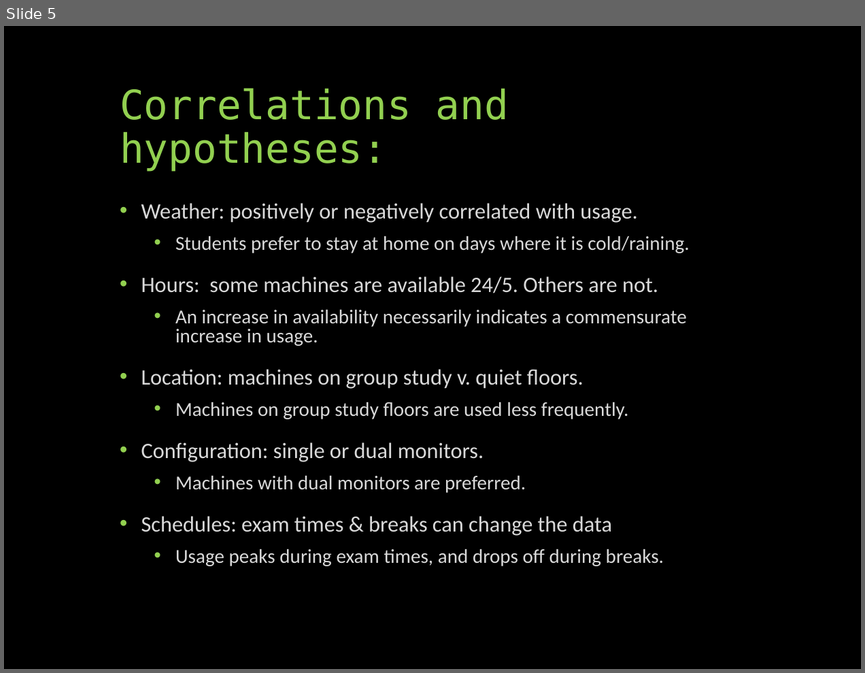
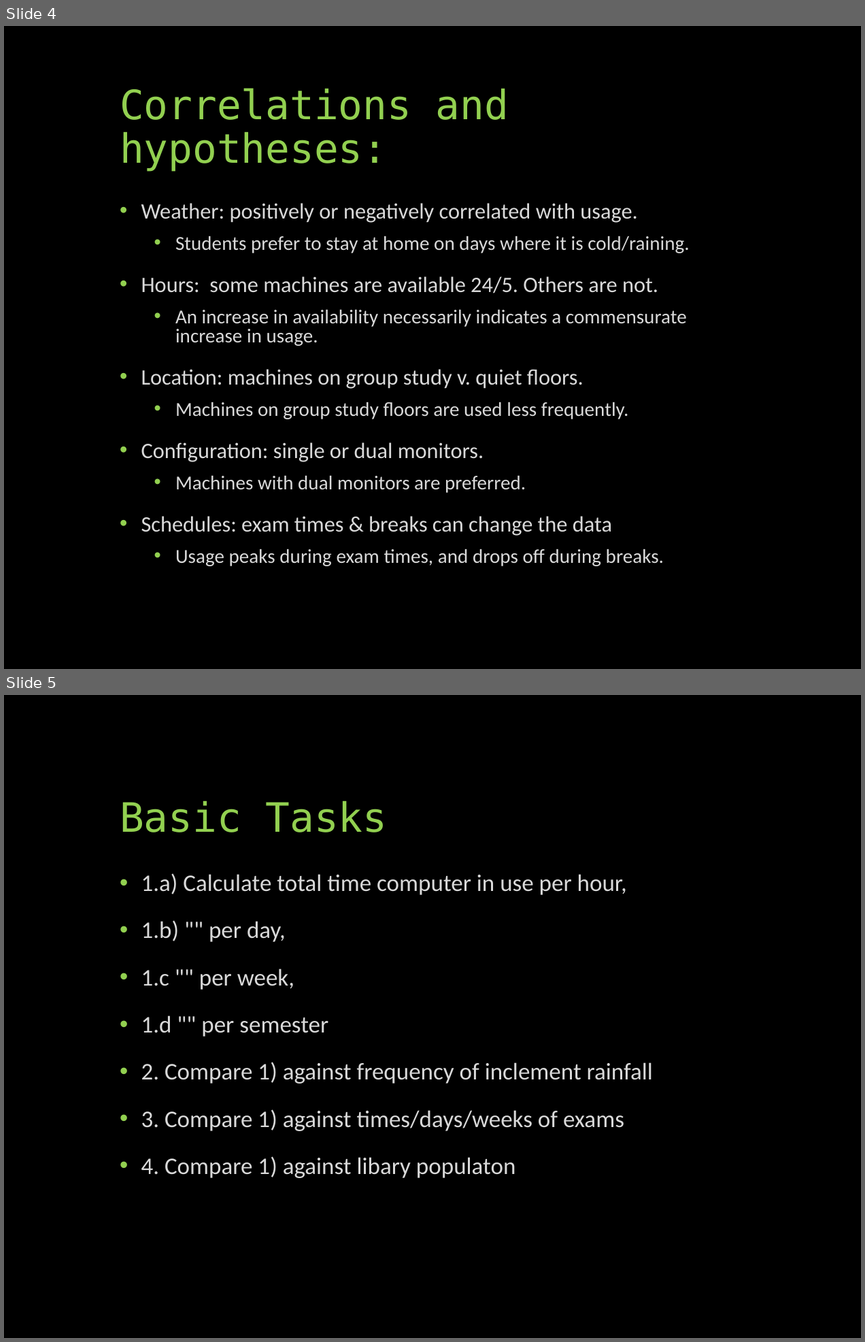
Before and after one commit to UNCG-CSE/Library-Computer-Usage-Analysis, a slide deck: docs/Computers in the Libraries.pptx. Shown one above the other, each under a label of ours: slide 5 before the commit, slides 4 and 5 after it. The pictures are 865x673 and 865x1342 pixels, drawn with LibreOffice and Linux fonts; fonts in the diff are those of the drawing. Boxes give left, top, right and bottom in pixels: in the first picture for what was removed or moved away, otherwise in the second. Text is boxed around its words. In the diff, an @@ line names an element or a change of style, - is before the commit and + after.

```diff
--- a/docs/Computers in the Libraries.pptx
+++ b/docs/Computers in the Libraries.pptx
@@ slide 5 added at <box>4,695,861,1338</box>, background #000000 @@
@@ title added at <box>120,801,388,832</box>, 34 pt, text #92D050 @@
+Basic Tasks
@@ text added at <box>141,873,653,1178</box>, 20 pt, text #D9D9D9 @@
+• 1.a) Calculate total time computer in use per hour,
+• 1.b) "" per day,
+• 1.c "" per week,
+• 1.d "" per semester
+• 2. Compare 1) against frequency of inclement rainfall
+• 3. Compare 1) against times/days/weeks of exams
+• 4. Compare 1) against libary populaton
@@ what was slide 5 is now slide 4 @@
```
Also in this commit, not shown: 3 other slides added.
